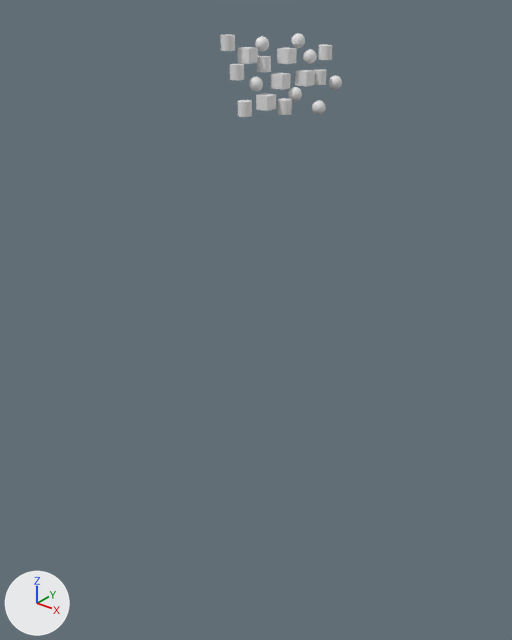
Renders of the Blender file Blend-Sample-Files/sample_scene.blend from each side of a commit.
Both versions are drawn from a camera (50 mm lens) standing at (64.0, -85.7, 13.6) and looking at (-5.2, 0.9, -40.0). The axes (+X, +Y, +Z) are drawn at lower left. The lights are the same throughout.
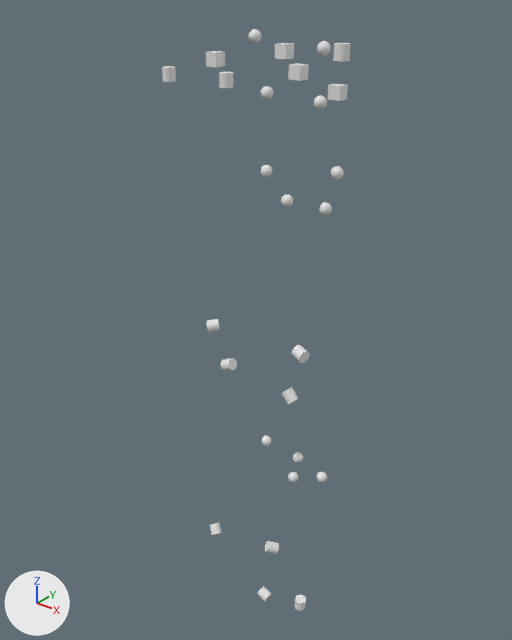
What changed in the scene script:
```text
Change me_cylinder_001:
    where me_cylinder_001.from_pydata(...)  # 64 vertices, 34 faces; spans x -1.0..1.0, y -1.0..1.0, z -1.0..1.0
    me_cylinder_001 part 1: the whole mesh is moved by (-5.39, -5.73, 0.3)
Change ob_cube:
    ob_cube.location: (0.0, 0.0, 0.0) -> (3.1, 0.0, 1.5)
Change ob_cube_001:
    ob_cube_001.location: (1.6, 3.8, 0.2) -> (7.3, 3.8, -1.3)
Change ob_cube_002:
    ob_cube_002.location: (-3.3, -3.4, 3.5) -> (-9.4, -3.4, 2.7)
Change ob_cube_004:
    ob_cube_004.location: (-0.7, 2.3, 3.2) -> (-1.1, 2.3, 3.8)
Remove ob_cube_003:
    ob_cube_003 = bpy.data.objects.new('Cube.003', me_cube_003)
Change ob_sphere:
    ob_sphere.location: (1.0, 5.8, 2.9) -> (3.3, 5.8, 4.2)
Change ob_sphere_001:
    ob_sphere_001.location: (3.8, 8.5, -0.7) -> (3.1, 5.8, -3.4)
Change ob_sphere_002:
    ob_sphere_002.location: (1.6, 1.4, -1.8) -> (-7.0, 5.8, -2.9)
Change ob_sphere_003:
    ob_sphere_003.location: (-0.6, 4.9, 5.1) -> (-9.4, 5.8, 5.3)
Change ob_sphere_004:
    ob_sphere_004.location: (-2.9, -0.6, 4.9) -> (-7.0, 5.8, -15.2)
Change ob_sphere_005:
    ob_sphere_005.location: (-1.6, -3.8, -0.2) -> (6.7, 5.8, -13.4)
Change ob_sphere_006:
    ob_sphere_006.location: (3.9, 4.2, -3.8) -> (4.8, 5.8, -19.4)
Change ob_tube:
    ob_tube.location: (-3.4, -5.7, 1.5) -> (0.0, 0.0, 0.0)
Change ob_tube_001:
    ob_tube_001.location: (-2.1, -1.2, 2.3) -> (-16.8, -5.7, 0.3)
Change ob_tube_002:
    ob_tube_002.location: (2.6, 6.1, 0.2) -> (13.7, -5.7, 5.1)
Change ob_tube_003:
    ob_tube_003.location: (1.4, -0.9, -3.3) -> (8.9, -5.7, -39.1)
    ob_tube_003.rotation_euler: (0.0, 0.0, 0.0) -> (-1.41, -0.388, 1.166)  # degrees (0, 0, 0) -> degrees (-81, -22, 67)
Change ob_tube_004:
    ob_tube_004.location: (-5.2, -5.4, 5.2) -> (-9.3, -5.7, -39.8)
    ob_tube_004.rotation_euler: (0.0, 0.0, 0.0) -> (0.0, 1.424, 0.755)  # degrees (0, 0, 0) -> degrees (0, 82, 43)
Change ob_tube_005:
    ob_tube_005.location: (-1.3, -6.7, -3.1) -> (7.0, -5.7, -47.4)
    ob_tube_005.rotation_euler: (0.0, 0.0, 0.0) -> (0.0, -0.694, 0.0)  # degrees (0, 0, 0) -> degrees (0, -40, 0)
Change ob_tube_006:
    ob_tube_006.location: (1.9, 8.4, 3.4) -> (-5.9, -5.7, -46.2)
    ob_tube_006.rotation_euler: (0.0, 0.0, 0.0) -> (0.0, 1.185, 0.0)  # degrees (0, 0, 0) -> degrees (0, 68, 0)
Add ob_tube_010:
    ob_tube_010 = bpy.data.objects.new('Tube.010', me_cylinder_017)  # a 32-sided cylinder along z spanning x -1.0..1.0, y -1.0..1.0, z -1.0..1.0
    ob_tube_010.location = (2.1, -5.7, -94.4)
    ob_tube_010.rotation_euler = (0.0, 1.936, 0.0)  # degrees (0, 111, 0)
Add ob_tube_009:
    ob_tube_009 = bpy.data.objects.new('Tube.009', me_cylinder_017.copy())
    ob_tube_009.location = (10.6, -5.7, -91.0)
    ob_tube_009.rotation_euler = (0.0, 0.0574, 0.0)  # degrees (0, 3.3, 0)
Add ob_tube_008:
    ob_tube_008 = bpy.data.objects.new('Tube.008', me_cylinder_017.copy())
    ob_tube_008.location = (3.8, -5.7, -81.5)
    ob_tube_008.rotation_euler = (2.259, 0.92, 2.976)  # degrees (129, 53, 171)
Add ob_tube_007:
    ob_tube_007 = bpy.data.objects.new('Tube.007', me_cylinder_017.copy())
    ob_tube_007.location = (-10.2, -5.7, -85.0)
    ob_tube_007.rotation_euler = (-0.732, -0.027, 1.018)  # degrees (-42, -1.5, 58)
Add ob_sphere_011:
    ob_sphere_011 = bpy.data.objects.new('Sphere.011', me_sphere_017)  # a UV sphere (32 segments, 16 rings, poles along z) spanning x -1.0..1.0, y -1.0..1.0, z -1.0..1.0
    ob_sphere_011.location = (0.1, 5.8, -74.3)
Add ob_sphere_010:
    ob_sphere_010 = bpy.data.objects.new('Sphere.010', me_sphere_017.copy())
    ob_sphere_010.location = (1.1, 5.8, -69.2)
Add ob_sphere_009:
    ob_sphere_009 = bpy.data.objects.new('Sphere.009', me_sphere_017.copy())
    ob_sphere_009.location = (6.7, 5.8, -71.0)
Add ob_sphere_008:
    ob_sphere_008 = bpy.data.objects.new('Sphere.008', me_sphere_017.copy())
    ob_sphere_008.location = (-6.5, 5.8, -68.7)
Add ob_sphere_007:
    ob_sphere_007 = bpy.data.objects.new('Sphere.007', me_sphere_017.copy())
    ob_sphere_007.location = (-2.7, 5.8, -19.5)
```

Pixel boxes [x1, y1, x2, y2] of what changed, in the pictures (512 x 640 px):
'Cube.002', moved
    before: [238, 47, 258, 64]
    after: [206, 51, 225, 67]
'Cube', moved
    before: [271, 73, 291, 90]
    after: [288, 63, 309, 81]
'Cube.001', moved
    before: [295, 70, 315, 86]
    after: [328, 84, 348, 101]
'Tube.002', moved
    before: [313, 69, 327, 85]
    after: [333, 43, 350, 62]
'Tube.003', moved, turned
    before: [278, 98, 292, 115]
    after: [292, 345, 310, 363]
'Tube.001', moved
    before: [257, 56, 271, 72]
    after: [162, 66, 176, 82]
'Tube', moved
    before: [230, 64, 244, 80]
    after: [219, 72, 233, 88]
'Cube.004', moved
    before: [277, 47, 297, 64]
    after: [275, 43, 294, 59]
'Tube.005', moved, turned
    before: [238, 100, 252, 117]
    after: [281, 387, 298, 404]
'Tube.004', moved, turned
    before: [220, 34, 235, 51]
    after: [206, 319, 220, 332]
'Tube.006', moved, turned
    before: [318, 45, 332, 60]
    after: [220, 358, 237, 371]
'Cube.003', deleted
    before: [256, 93, 276, 111]
'Sphere', moved
    before: [303, 49, 317, 64]
    after: [317, 41, 331, 56]
'Sphere.005', moved
    before: [249, 77, 263, 92]
    after: [331, 166, 344, 180]
'Sphere.003', moved
    before: [291, 33, 305, 48]
    after: [249, 29, 262, 43]
'Sphere.001', moved
    before: [329, 75, 342, 90]
    after: [313, 95, 327, 109]
'Sphere.002', moved
    before: [288, 87, 302, 102]
    after: [261, 86, 273, 99]
'Sphere.004', moved
    before: [255, 36, 269, 51]
    after: [260, 165, 273, 177]
'Sphere.006', moved
    before: [312, 100, 326, 114]
    after: [319, 202, 332, 215]
'Tube.009', added
    after: [295, 594, 306, 611]
'Tube.008', added
    after: [265, 541, 279, 554]
'Tube.010', added
    after: [257, 586, 272, 601]
'Sphere.007', added
    after: [281, 195, 293, 207]
'Tube.007', added
    after: [210, 522, 222, 535]
'Sphere.009', added
    after: [317, 472, 327, 482]
'Sphere.010', added
    after: [293, 452, 303, 463]
'Sphere.011', added
    after: [288, 472, 298, 482]
'Sphere.008', added
    after: [261, 436, 271, 446]
